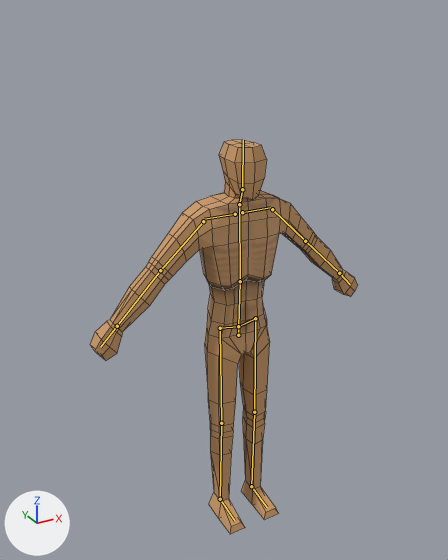
A saved change to the Blender file meshes/enemies/cg1_pit/wretch/wretch.blend.
Camera for both pictures: a 50 mm camera at (-1.097, -1.842, 2.035) aimed at (-0.049, 0.062, 1.083). The axes (+X, +Y, +Z) are drawn at lower left. The lights are the same throughout. The bones that bend it are drawn over the model as lines. Mesh edges are drawn as thin lines.

The first picture shows 'Character'.
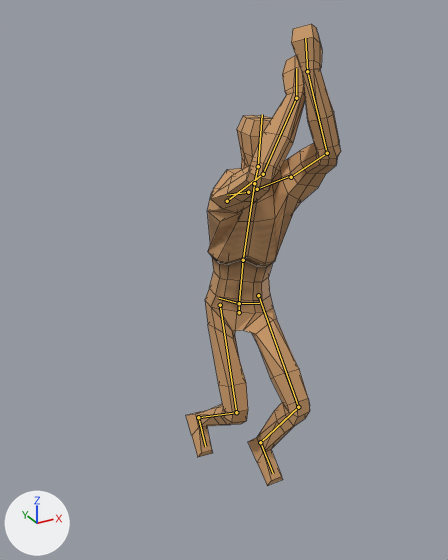
The newer file adds an action. The first version stands in its rest pose; the second is drawn at frame 1 of the action 'attack_end'.

Pixel boxes [x1, y1, x2, y2] of what changed, in the pictures (448 x 560 px):
'Character', posed (42% narrower, 17% taller)
    before: [90, 140, 357, 534]
    after: [186, 24, 341, 486]
bone 'hip', root to tip
    before: (238, 335) to (238, 326)
    after: (239, 312) to (239, 303)
bone 'spine', root to tip
    before: (238, 326) to (240, 281)
    after: (239, 303) to (243, 260)
bone 'spine.001', root to tip
    before: (240, 281) to (239, 204)
    after: (243, 260) to (254, 183)
bone 'shoulder.L', root to tip
    before: (242, 212) to (270, 207)
    after: (257, 189) to (289, 176)
bone 'upper_arm.L', root to tip
    before: (272, 209) to (305, 241)
    after: (291, 177) to (327, 153)
bone 'forearm.L', root to tip
    before: (305, 241) to (339, 273)
    after: (327, 153) to (307, 71)
bone 'hand.L', root to tip
    before: (339, 273) to (350, 284)
    after: (307, 71) to (305, 38)
bone 'shoulder.R', root to tip
    before: (235, 214) to (204, 219)
    after: (248, 192) to (227, 195)
bone 'upper_arm.R', root to tip
    before: (203, 221) to (160, 270)
    after: (227, 201) to (263, 174)
bone 'forearm.R', root to tip
    before: (160, 270) to (117, 326)
    after: (263, 174) to (296, 98)
bone 'hand.R', root to tip
    before: (117, 326) to (100, 347)
    after: (296, 98) to (296, 68)
bone 'neck', root to tip
    before: (239, 204) to (242, 189)
    after: (254, 183) to (258, 166)
bone 'thigh.L', root to tip
    before: (255, 318) to (254, 412)
    after: (258, 295) to (298, 407)
bone 'shin.L', root to tip
    before: (254, 412) to (251, 486)
    after: (298, 407) to (260, 442)
bone 'thigh.R', root to tip
    before: (220, 328) to (221, 423)
    after: (220, 305) to (236, 412)
bone 'shin.R', root to tip
    before: (221, 423) to (220, 499)
    after: (236, 412) to (198, 417)
bone 'foot.R', root to tip
    before: (220, 499) to (235, 521)
    after: (198, 417) to (205, 446)

The change, as a list of edits to the scene's bpy script:
```text
Change bone_hip:
    where bone_hip = bpy.data.objects['metarig'].pose.bones['hip']
    bone_hip.location: (0.0, 0.0, 0.0) -> (0.0, 0.121, 0.0)
    bone_hip.rotation_quaternion: (1.0, 0.0, 0.0, 0.0) -> (0.924, 0.0, -0.383, 0.0)  # degrees (0, 0, 0) -> degrees (0, -45, 0)
Change bone_spine:
    where bone_spine = bpy.data.objects['metarig'].pose.bones['spine']  # child of 'hip'
    bone_spine.rotation_quaternion: (1.0, 0.0, 0.0, 0.0) -> (0.994, 0.051, 0.086, -0.046)  # degrees (0, 0, 0) -> degrees (6, 10, -5)
Change bone_spine_001:
    where bone_spine_001 = bpy.data.objects['metarig'].pose.bones['spine.001']  # child of 'spine'
    bone_spine_001.rotation_quaternion: (1.0, 0.0, 0.0, 0.0) -> (0.989, 0.001, 0.148, -0.025)  # degrees (0, 0, 0) -> degrees (0, 17, -3)
Change bone_shoulder_l:
    where bone_shoulder_l = bpy.data.objects['metarig'].pose.bones['shoulder.L']  # child of 'spine.001'
    bone_shoulder_l.location: (0.0, 0.0, 0.0) -> (-0.002, -0.001, 0.014)
    bone_shoulder_l.rotation_euler: (0.0, 0.0, 0.0) -> (0.593, -0.628, -0.419)  # degrees (0, 0, 0) -> degrees (34, -36, -24)
Change bone_upper_arm_l:
    where bone_upper_arm_l = bpy.data.objects['metarig'].pose.bones['upper_arm.L']  # child of 'shoulder.L'
    bone_upper_arm_l.rotation_quaternion: (1.0, 0.0, 0.0, 0.0) -> (0.896, 0.343, 0.102, 0.264)  # degrees (0, 0, 0) -> degrees (42, 0, 33)
Change bone_forearm_l:
    where bone_forearm_l = bpy.data.objects['metarig'].pose.bones['forearm.L']  # child of 'upper_arm.L'
    bone_forearm_l.location: (0.0, 0.0, 0.0) -> (-0.035, -0.012, -0.007)
    bone_forearm_l.rotation_quaternion: (1.0, 0.0, 0.0, 0.0) -> (0.82, 0.358, -0.223, 0.386)  # degrees (0, 0, 0) -> degrees (33, -40, 38)
Change bone_hand_l:
    where bone_hand_l = bpy.data.objects['metarig'].pose.bones['hand.L']  # child of 'forearm.L'
    bone_hand_l.location: (0.0, 0.0, 0.0) -> (-0.026, 0.019, 0.0)
    bone_hand_l.rotation_quaternion: (1.0, 0.0, 0.0, 0.0) -> (0.966, 0.003, 0.01, 0.259)  # degrees (0, 0, 0) -> degrees (1, 1, 30)
Change bone_shoulder_r:
    where bone_shoulder_r = bpy.data.objects['metarig'].pose.bones['shoulder.R']  # child of 'spine.001'
    bone_shoulder_r.rotation_euler: (0.0, 0.0, 0.0) -> (0.14, -0.0175, 0.733)  # degrees (0, 0, 0) -> degrees (8, -1, 42)
Change bone_upper_arm_r:
    where bone_upper_arm_r = bpy.data.objects['metarig'].pose.bones['upper_arm.R']  # child of 'shoulder.R'
    bone_upper_arm_r.location: (0.0, 0.0, 0.0) -> (-0.011, 0.007, 0.002)
    bone_upper_arm_r.rotation_quaternion: (1.0, 0.0, 0.0, 0.0) -> (0.523, 0.761, 0.355, -0.147)  # degrees (0, 0, 0) -> degrees (121, 37, 29)
Change bone_forearm_r:
    where bone_forearm_r = bpy.data.objects['metarig'].pose.bones['forearm.R']  # child of 'upper_arm.R'
    bone_forearm_r.location: (0.0, 0.0, 0.0) -> (-0.03, 0.011, -0.019)
    bone_forearm_r.rotation_quaternion: (1.0, 0.0, 0.0, 0.0) -> (0.799, 0.455, -0.327, -0.217)  # degrees (0, 0, 0) -> degrees (67, -19, -43)
Change bone_hand_r:
    where bone_hand_r = bpy.data.objects['metarig'].pose.bones['hand.R']  # child of 'forearm.R'
    bone_hand_r.location: (0.0, 0.0, 0.0) -> (-0.025, -0.021, -0.003)
    bone_hand_r.rotation_quaternion: (1.0, 0.0, 0.0, 0.0) -> (0.966, 0.059, -0.038, -0.249)  # degrees (0, 0, 0) -> degrees (8, -2, -29)
Change bone_neck:
    where bone_neck = bpy.data.objects['metarig'].pose.bones['neck']  # child of 'spine.001'
    bone_neck.rotation_quaternion: (1.0, 0.0, 0.0, 0.0) -> (0.992, -0.085, 0.086, -0.019)  # degrees (0, 0, 0) -> degrees (-10, 10, -3)
Change bone_thigh_l:
    where bone_thigh_l = bpy.data.objects['metarig'].pose.bones['thigh.L']  # child of 'hip'
    bone_thigh_l.location: (0.0, 0.0, 0.0) -> (-0.007, -0.035, 0.006)
    bone_thigh_l.rotation_quaternion: (1.0, 0.0, 0.0, 0.0) -> (0.868, -0.316, -0.357, -0.138)  # degrees (0, 0, 0) -> degrees (-40, -45, -1)
Change bone_shin_l:
    where bone_shin_l = bpy.data.objects['metarig'].pose.bones['shin.L']  # child of 'thigh.L'
    bone_shin_l.location: (0.0, 0.0, 0.0) -> (0.0, 0.143, 0.125)
    bone_shin_l.rotation_quaternion: (1.0, 0.0, 0.0, 0.0) -> (0.793, 0.609, 0.0, 0.0)  # degrees (0, 0, 0) -> degrees (75, 0, 0)
Change bone_thigh_r:
    where bone_thigh_r = bpy.data.objects['metarig'].pose.bones['thigh.R']  # child of 'hip'
    bone_thigh_r.location: (0.0, 0.0, 0.0) -> (0.007, 0.035, -0.006)
    bone_thigh_r.rotation_quaternion: (1.0, 0.0, 0.0, 0.0) -> (0.926, -0.133, -0.346, -0.068)  # degrees (0, 0, 0) -> degrees (-15, -41, -3)
Change bone_shin_r:
    where bone_shin_r = bpy.data.objects['metarig'].pose.bones['shin.R']  # child of 'thigh.R'
    bone_shin_r.location: (0.0, 0.0, 0.0) -> (0.004, -0.181, -0.058)
    bone_shin_r.rotation_quaternion: (1.0, 0.0, 0.0, 0.0) -> (0.82, 0.571, -0.001, 0.046)  # degrees (0, 0, 0) -> degrees (70, -3, 4)
Change bone_foot_r:
    where bone_foot_r = bpy.data.objects['metarig'].pose.bones['foot.R']  # child of 'shin.R'
    bone_foot_r.rotation_quaternion: (1.0, 0.0, 0.0, 0.0) -> (0.996, -0.085, 0.02, -0.005)  # degrees (0, 0, 0) -> degrees (-10, 2, -1)
```
